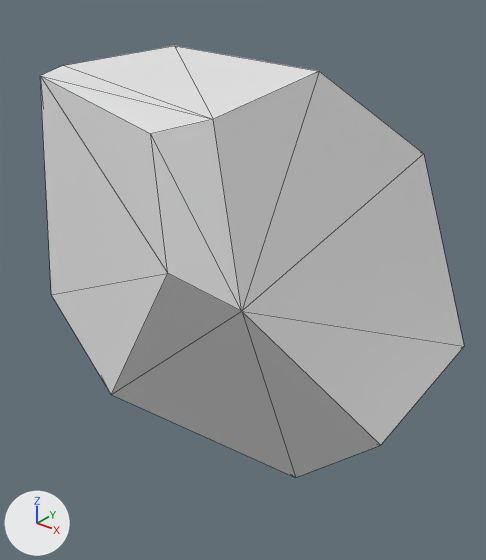
Renders of the OBJ model assets/pieces/daikon_train/daikon_0157.obj from each side of a commit.
Before and after are seen from a 50 mm camera at (0.0273, -0.0335, 0.0193) aimed at (0.0009, -0.0005, -0.0012). The lights are fixed; the arrows at lower left show +X, +Y and +Z. The picture after the commit comes second. Mesh edges are drawn as thin lines. Where no turn or scale is listed for an object, it has been applied to the vertices.

In view in the first picture: 'daikon_0157'.
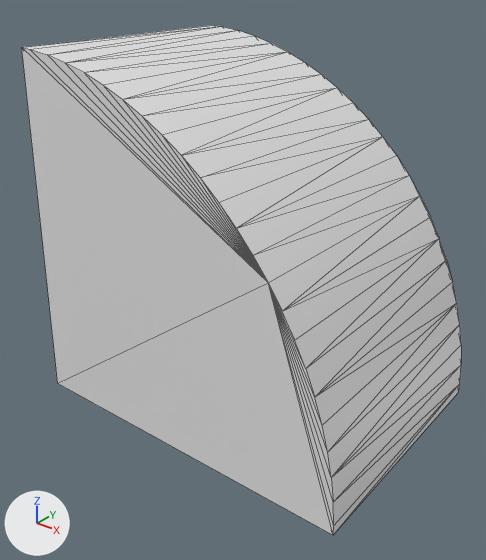
Pixel boxes [x1, y1, x2, y2] of what changed, in the pictures (486 x 560 px):
'daikon_0157', reshaped (18% taller)
    before: [40, 46, 464, 478]
    after: [22, 25, 461, 535]

The change, as a list of edits to the scene's bpy script:
```text
Change me_daikon_0157:
    used by ob_daikon_0157; location = (0.0, 0.0, 0.0)
    remove me_daikon_0157.from_pydata(...)  # 20 vertices, 36 faces; spans x -0.0143..0.0135, y -0.0123..0.0093, z -0.0168..0.0132
    add me_daikon_0157.from_pydata(...)  # 52 vertices, 100 faces; spans x -0.0107..0.0139, y -0.0087..0.0087, z -0.0104..0.0142
    me_daikon_0157 part 1: the whole mesh is rebuilt
```
